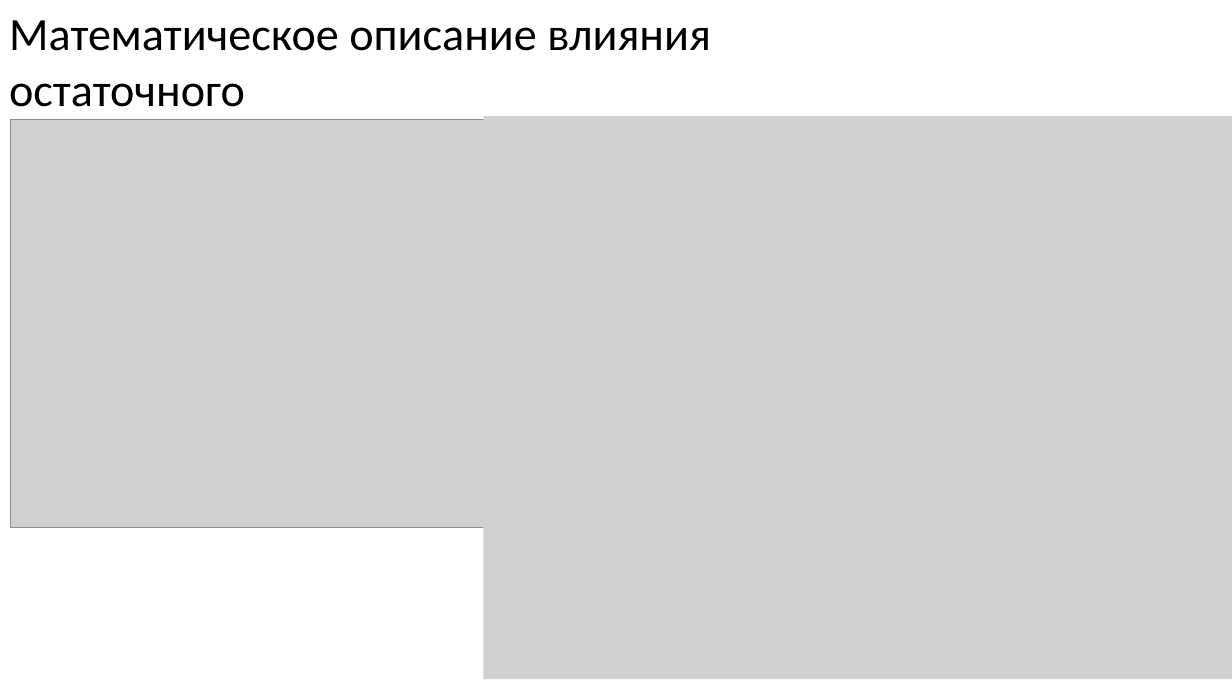
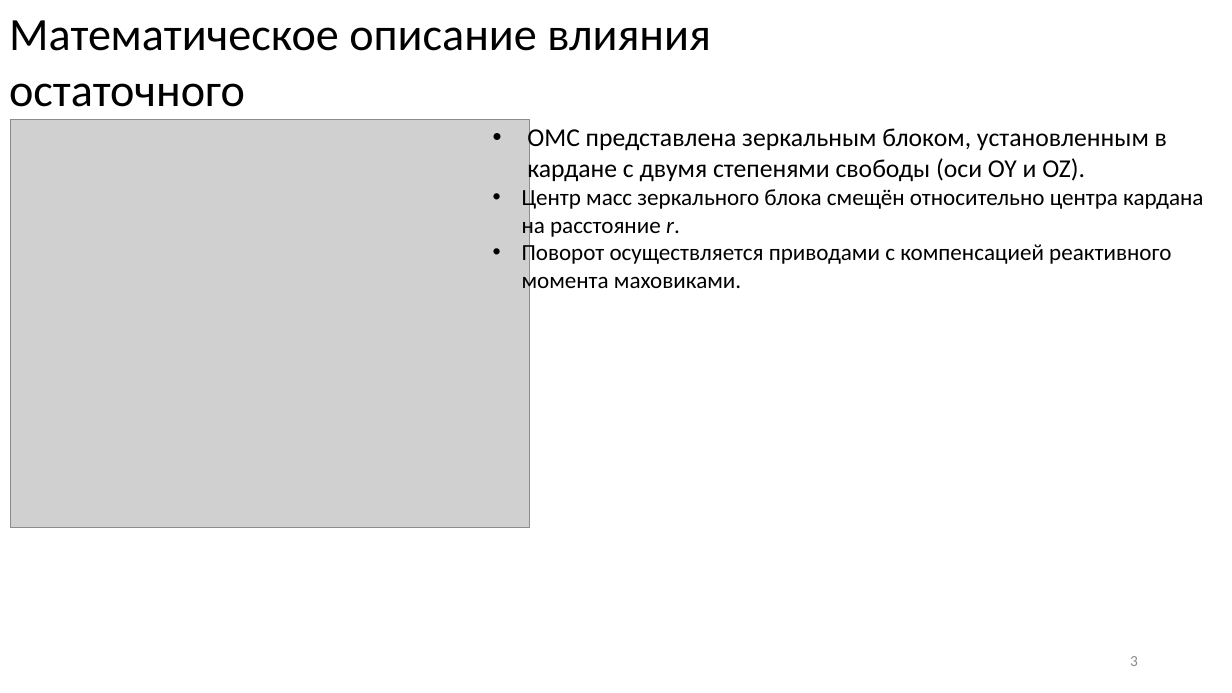
Before and after one commit to iliyars/reactive-moment-phd, a slide deck: slide 3 of Ppt/Стенд измерения остаточного момента1.pptx. Drawn at 1232x693 pixels with LibreOffice and Linux fonts; fonts in the diff are those of the drawing; grey boxes stand for pictures. Boxes give left, top, right and bottom in pixels: in the first picture for what was removed or moved away, otherwise in the second. Text is boxed around its words. In the diff, an @@ line names an element or a change of style, - is before the commit and + after.

```diff
--- a/Ppt/Стенд измерения остаточного момента1.pptx
+++ b/Ppt/Стенд измерения остаточного момента1.pptx
@@ picture removed at (483, 116, 1232, 679) @@
@@ text added at (522, 128, 1203, 295), 18 pt, text #000000 @@
+• ОМС представлена зеркальным блоком, установленным в кардане с двумя степенями свободы (оси OY и OZ).
+• Центр масс зеркального блока смещён относительно центра кардана на расстояние r.
+• Поворот осуществляется приводами с компенсацией реактивного момента маховиками.
@@ page number added at (1130, 656, 1138, 666), 12 pt, text #8C8C8C @@
+3
```
Also in this commit, not shown: 1 other slide changed, 40 other files.
